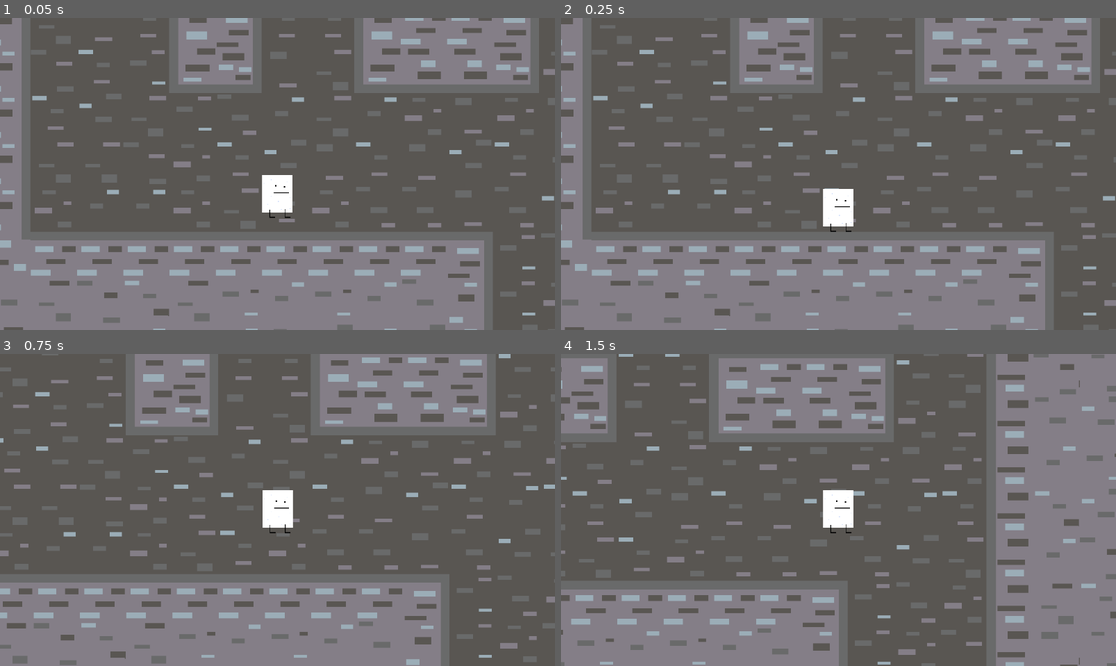
Above: before the commit, frames 1-4 (two rows, left to right).
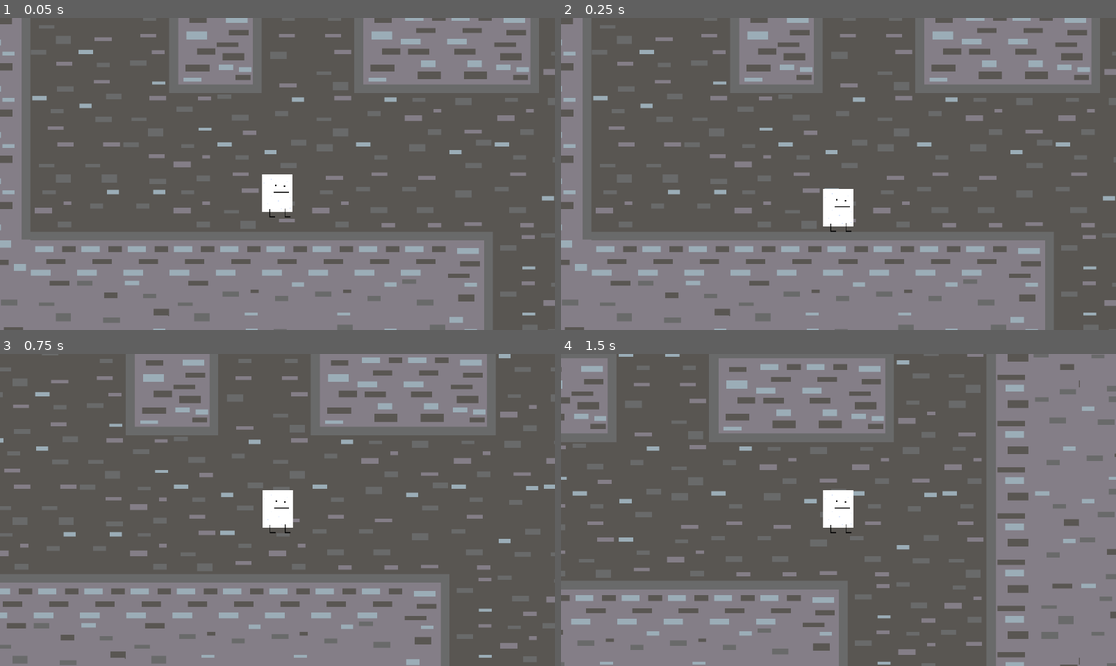
Above: after the commit, the same moments.

Repository: Reicher/soy-boy
Game: Godot game, scene res://main.tscn
Two runs of this game, one before a commit and one after it. Both use one fixed random seed, a clock stepped at 60 frames per second and the inputs below. Before the commit the project starts from res://game.tscn.
Inputs:
- Up to frame 1 (0.05 s): no input
- Up to frame 2 (0.25 s): no input
- Up to frame 3 (0.75 s): tap Enter (ui_accept) at 0.5 s; hold Right (ui_right) from 0.53 s (still down)
- Up to frame 4 (1.5 s): keep holding Right (ui_right); tap Enter (ui_accept) at 0.77 s

The runs differ from the first frame. In frame 1, less than 0.1% of the frame differs, in the area x 17-53%, y 6-65%; in frame 2, nothing differs; in frame 3, nothing differs; in frame 4, nothing differs.

Commit message:
A little restructure and cleanup
Added folders and main-scene

Diff:
--- a/game.tscn
+++ /dev/null
@@ -1,17 +0,0 @@
-[gd_scene load_steps=4 format=3 uid="uid://duy3s6gvwogi3"]
-
-[ext_resource type="Script" path="res://level_handler.gd" id="1_3uddv"]
-[ext_resource type="PackedScene" path="res://level.tscn" id="2_d0t6x"]
-[ext_resource type="PackedScene" path="res://soy_boy.tscn" id="3_0x4kc"]
-
-[node name="Game" type="Node2D"]
-texture_filter = 1
-
-[node name="LevelHandler" type="Control" parent="."]
-layout_mode = 3
-anchors_preset = 0
-script = ExtResource("1_3uddv")
-
-[node name="Level" parent="." instance=ExtResource("2_d0t6x")]
-
-[node name="SoyBoy" parent="." instance=ExtResource("3_0x4kc")]
--- a/icon.svg
+++ /dev/null
@@ -1 +0,0 @@
-<svg xmlns="http://www.w3.org/2000/svg" width="128" height="128"><rect width="124" height="124" x="2" y="2" fill="#363d52" stroke="#212532" stroke-width="4" rx="14"/><g fill="#fff" transform="translate(12.322 12.322)scale(.101)"><path d="M105 673v33q407 354 814 0v-33z"/><path fill="#478cbf" d="m105 673 152 14q12 1 15 14l4 67 132 10 8-61q2-11 15-15h162q13 4 15 15l8 61 132-10 4-67q3-13 15-14l152-14V427q30-39 56-81-35-59-83-108-43 20-82 47-40-37-88-64 7-51 8-102-59-28-123-42-26 43-46 89-49-7-98 0-20-46-46-89-64 14-123 42 1 51 8 102-48 27-88 64-39-27-82-47-48 49-83 108 26 42 56 81zm0 33v39c0 276 813 276 814 0v-39l-134 12-5 69q-2 10-14 13l-162 11q-12 0-16-11l-10-65H446l-10 65q-4 11-16 11l-162-11q-12-3-14-13l-5-69z"/><path d="M483 600c0 34 58 34 58 0v-86c0-34-58-34-58 0z"/><circle cx="725" cy="526" r="90"/><circle cx="299" cy="526" r="90"/></g><g fill="#414042" transform="translate(12.322 12.322)scale(.101)"><circle cx="307" cy="532" r="60"/><circle cx="717" cy="532" r="60"/></g></svg>
--- a/level_handler.gd
+++ /dev/null
@@ -1,11 +0,0 @@
-extends Control
-
-func _on_level_lost() -> void:
-	pass # Replace with function body.
-
-func _on_level_win() -> void:
-	pass # Replace with function body.
-
-
-func _on_game_over_pressed() -> void:
-	pass # Replace with function body.
--- /dev/null
+++ b/main.tscn
@@ -0,0 +1,6 @@
+[gd_scene load_steps=2 format=3 uid="uid://wggk4g38gne8"]
+
+[ext_resource type="Script" path="res://script/main.gd" id="1_urdg4"]
+
+[node name="Main" type="Node2D"]
+script = ExtResource("1_urdg4")
--- a/project.godot
+++ b/project.godot
@@ -11,6 +11,5 @@
 [application]
 
 config/name="Soy Boy"
-run/main_scene="res://game.tscn"
+run/main_scene="res://main.tscn"
 config/features=PackedStringArray("4.3", "Forward Plus")
-config/icon="res://icon.svg"
--- /dev/null
+++ b/scene/game.tscn
@@ -0,0 +1,25 @@
+[gd_scene load_steps=4 format=3 uid="uid://duy3s6gvwogi3"]
+
+[ext_resource type="PackedScene" uid="uid://barbxddu77iet" path="res://scene/level.tscn" id="1_splel"]
+[ext_resource type="PackedScene" uid="uid://d2oaltmp1jsma" path="res://scene/soy_boy.tscn" id="2_hol0j"]
+
+[sub_resource type="GDScript" id="GDScript_26y3j"]
+script/source = "extends Node2D
+
+
+func _on_level_lost() -> void:
+	pass # Replace with function body.
+
+func _on_level_win() -> void:
+	pass # Replace with function body.
+"
+
+[node name="Game" type="Node2D"]
+texture_filter = 1
+
+[node name="LevelManager" type="Node2D" parent="."]
+script = SubResource("GDScript_26y3j")
+
+[node name="Level" parent="." instance=ExtResource("1_splel")]
+
+[node name="SoyBoy" parent="." instance=ExtResource("2_hol0j")]
--- a/level.tscn
+++ b/scene/level.tscn
@@ -1,6 +1,6 @@
 [gd_scene load_steps=8 format=4 uid="uid://barbxddu77iet"]
 
-[ext_resource type="Script" path="res://level.gd" id="1_qh7je"]
+[ext_resource type="Script" path="res://script/level.gd" id="1_qh7je"]
 [ext_resource type="Texture2D" uid="uid://bi0b7q30ak1io" path="res://assets/images/tileset.png" id="2_widq5"]
 
 [sub_resource type="TileSetAtlasSource" id="TileSetAtlasSource_dqdra"]
--- a/soy_boy.tscn
+++ b/scene/soy_boy.tscn
@@ -1,6 +1,6 @@
-[gd_scene load_steps=6 format=3 uid="uid://d2oaltmp1jsma"]
+[gd_scene load_steps=7 format=3 uid="uid://d2oaltmp1jsma"]
 
-[ext_resource type="Script" path="res://soy_boy.gd" id="1_tunai"]
+[ext_resource type="Script" path="res://script/soy_boy.gd" id="1_tunai"]
 [ext_resource type="Texture2D" uid="uid://c3lsyda1bdt6t" path="res://assets/images/soyboy.png" id="2_hgdso"]
 [ext_resource type="Texture2D" uid="uid://dpwjgsiyvnjxv" path="res://assets/images/droplet.png" id="4_y7nlc"]
 
@@ -49,7 +49,6 @@
 one_shot = true
 explosiveness = 0.94
 randomness = 1.0
-local_coords = true
 texture = ExtResource("4_y7nlc")
 emission_shape = 2
 emission_sphere_radius = 26.4
--- /dev/null
+++ b/script/main.gd
@@ -0,0 +1,6 @@
+extends Node2D
+
+var game = preload("res://scene/game.tscn")
+
+func _ready() -> void:
+	get_tree().change_scene_to_packed(game)
Not shown, removed: icon.svg.import
Renamed: level.gd -> script/level.gd
Renamed: soy_boy.gd -> script/soy_boy.gd
Not shown, changed: README.md
